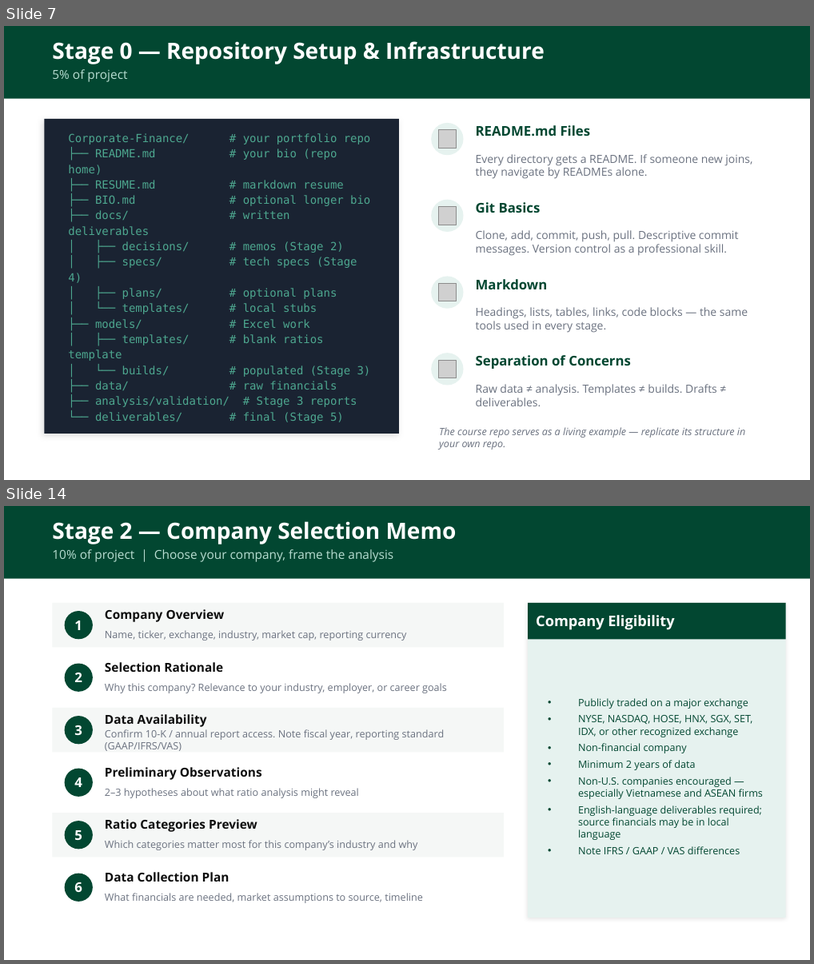
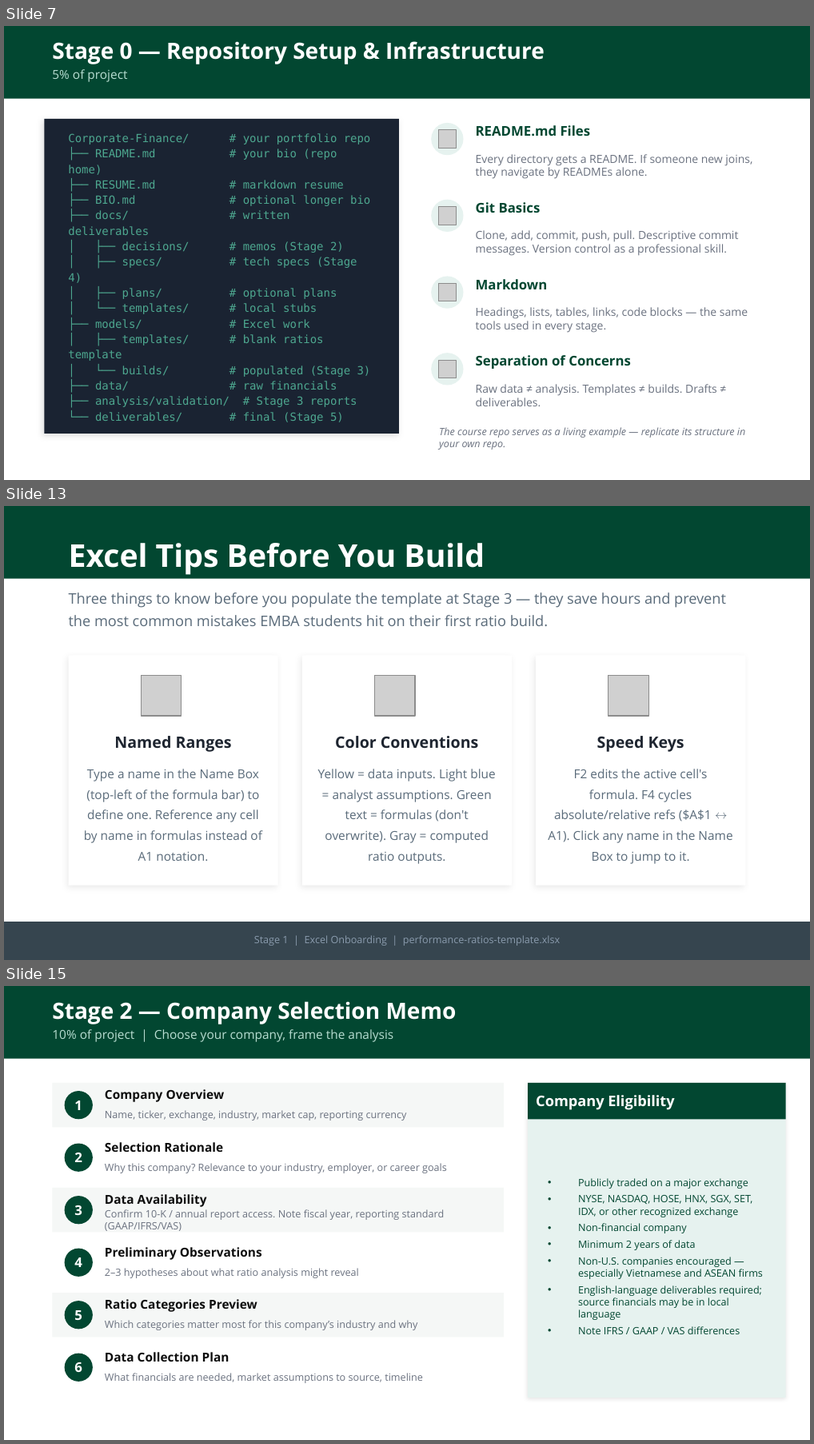
Before and after one commit to adamwstauffer/shidler, a slide deck: courses/BUS-629-VEMBA-International-Corporate-Finance/BUS629_AI_Ratios_Project.pptx. Shown one above the other, each under a label of ours: slides 7 and 14 before the commit, slides 7, 13 and 15 after it; the slides between them are not shown. The pictures are 814x964 and 814x1444 pixels, drawn with LibreOffice and Linux fonts; fonts in the diff are those of the drawing; grey boxes stand for pictures. Boxes give left, top, right and bottom in pixels: in the first picture for what was removed or moved away, otherwise in the second. Text is boxed around its words. In the diff, an @@ line names an element or a change of style, - is before the commit and + after.

```diff
--- a/courses/BUS-629-VEMBA-International-Corporate-Finance/BUS629_AI_Ratios_Project.pptx
+++ b/courses/BUS-629-VEMBA-International-Corporate-Finance/BUS629_AI_Ratios_Project.pptx
@@ slide 13 added at (4,506,810,960), background #FFFFFF @@
@@ rectangle added at (4,506,810,579), fill #024731 @@
@@ text added at (69,543,485,575), 28 pt, text #FFFFFF, bold @@
+Excel Tips Before You Build
@@ text added at (69,592,726,626), 13 pt, text #5A6B7A @@
+Three things to know before you populate the template at Stage 3 — they save hours and prevent the most common mistakes EMBA students hit on their first ratio build.
@@ rectangle added at (69,655,278,885), fill #FFFFFF @@
@@ rectangle added at (302,655,512,885), fill #FFFFFF @@
@@ rectangle added at (536,655,746,885), fill #FFFFFF @@
@@ picture added at (141,676,182,716) @@
@@ picture added at (375,676,415,716) @@
@@ picture added at (609,676,649,716) @@
@@ text added at (114,736,232,752), 14 pt, text #1E2530, bold @@
+Named Ranges
@@ text added at (335,736,479,748), 14 pt, text #1E2530, bold @@
+Color Conventions
@@ text added at (598,736,685,752), 14 pt, text #1E2530, bold @@
+Speed Keys
@@ text added at (84,768,262,860), 11 pt, text #5A6B7A @@
+Type a name in the Name Box (top-left of the formula bar) to define one. Reference any cell by name in formulas instead of A1 notation.
@@ text added at (318,768,495,864), 11 pt, text #5A6B7A @@
+Yellow = data inputs. Light blue = analyst assumptions. Green text = formulas (don't overwrite). Gray = computed ratio outputs.
@@ text added at (548,768,733,864), 11 pt, text #5A6B7A @@
+F2 edits the active cell's formula. F4 cycles absolute/relative refs ($A$1 ↔ A1). Click any name in the Name Box to jump to it.
@@ rectangle added at (4,921,810,959), fill #36454F @@
@@ text added at (254,935,560,945), 9 pt, text #8A9BAD @@
+Stage 1 | Excel Onboarding | performance-ratios-template.xlsx
@@ what was slide 14 is now slide 15 @@
```
Also in this commit, not shown: 7 slides changed, 1 other slide added.
